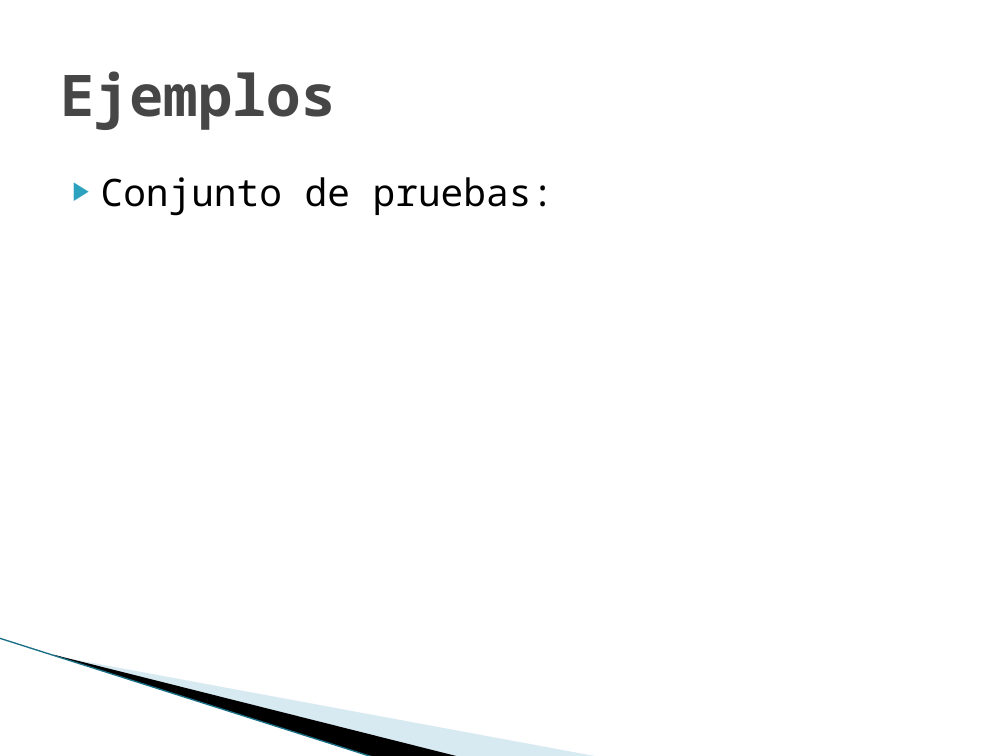
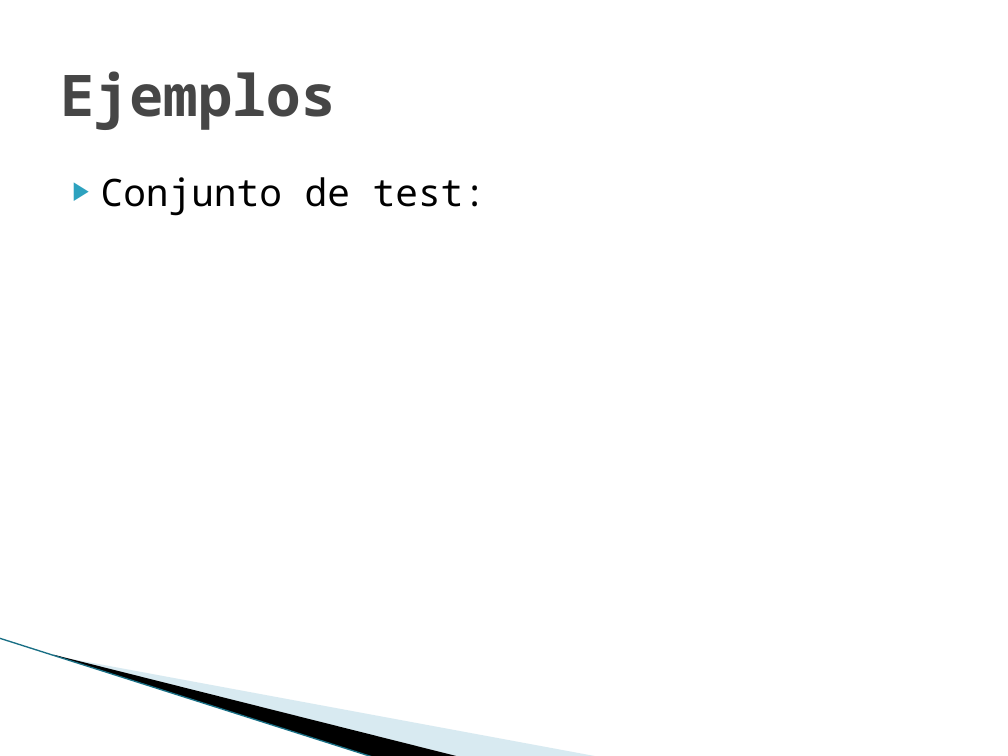
Before and after one commit to joapingut/aia-1718-t5, a slide deck: slide 6 of Presentacion.pptx. Drawn at 1008x756 pixels with LibreOffice and Linux fonts; fonts in the diff are those of the drawing; background and template pictures are left out. Boxes give left, top, right and bottom in pixels: in the first picture for what was removed or moved away, otherwise in the second. Text is boxed around its words. In the diff, an @@ line names an element or a change of style, - is before the commit and + after.

```diff
--- a/Presentacion.pptx
+++ b/Presentacion.pptx
@@ text at [101,177,486,216]: text changed @@
-▶ Conjunto de pruebas:
+▶ Conjunto de test:
```
Also in this commit, not shown: 1 other slide changed, 2 slides added, 2 other files.
